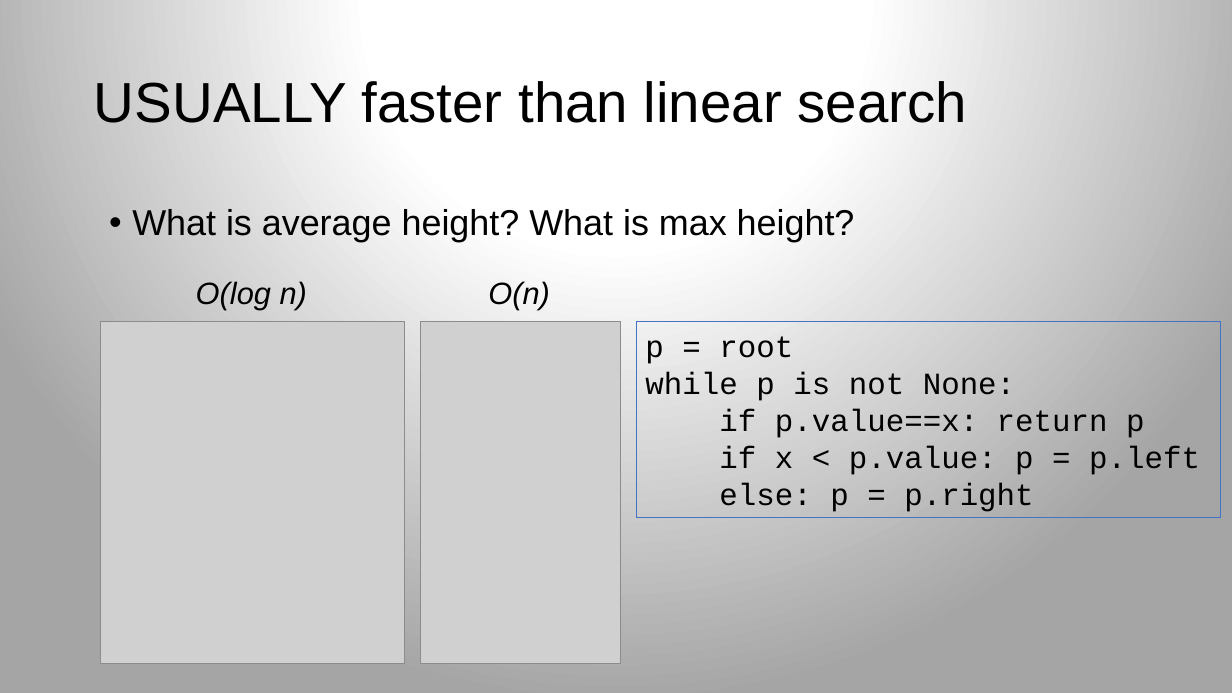
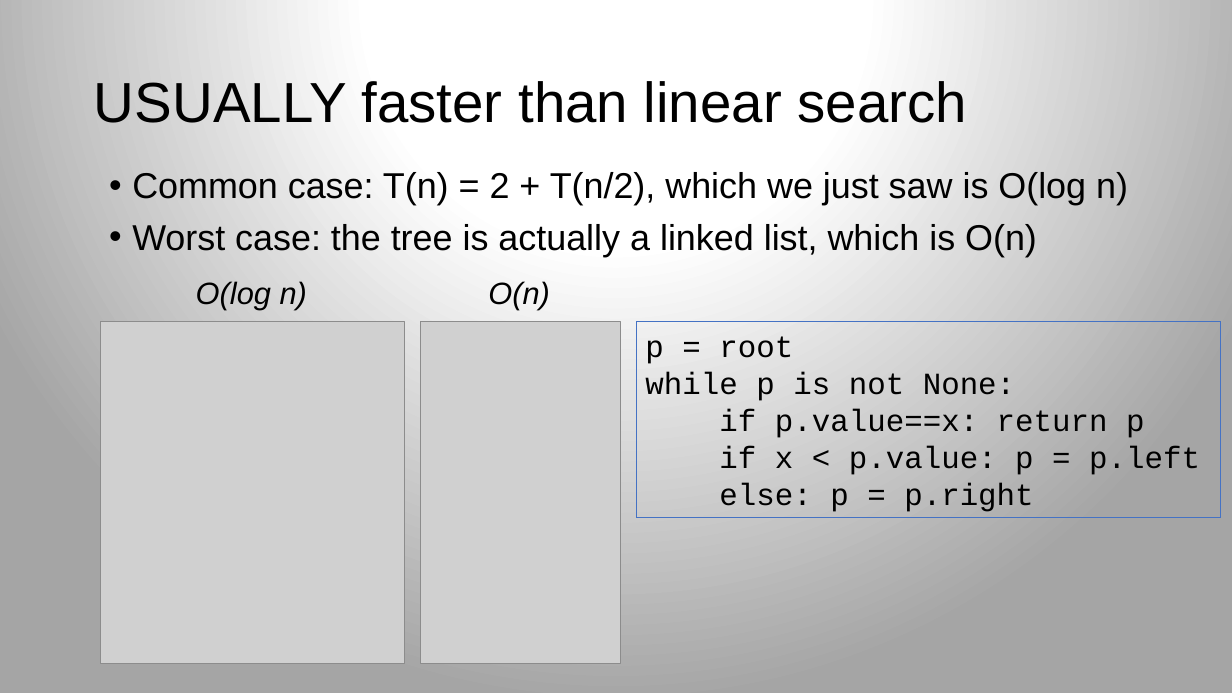
Before and after one commit to parrt/msds689, a slide deck: slide 21 of notes/complexity.pptx (slide 20 before the commit). Drawn at 1232x693 pixels with LibreOffice and Linux fonts; fonts in the diff are those of the drawing; grey boxes stand for pictures; background and template pictures are left out. Boxes give left, top, right and bottom in pixels: in the first picture for what was removed or moved away, otherwise in the second. Text is boxed around its words. In the diff, an @@ line names an element or a change of style, - is before the commit and + after.

```diff
--- a/notes/complexity.pptx
+++ b/notes/complexity.pptx
@@ text at (x1=132, y1=172, x2=1128, y2=257): text changed @@
-• What is average height? What is max height?
+• Common case: T(n) = 2 + T(n/2), which we just saw is O(log n)
+• Worst case: the tree is actually a linked list, which is O(n)
```
Also in this commit, not shown: 3 other slides changed, 1 slide added, 7 other files.
